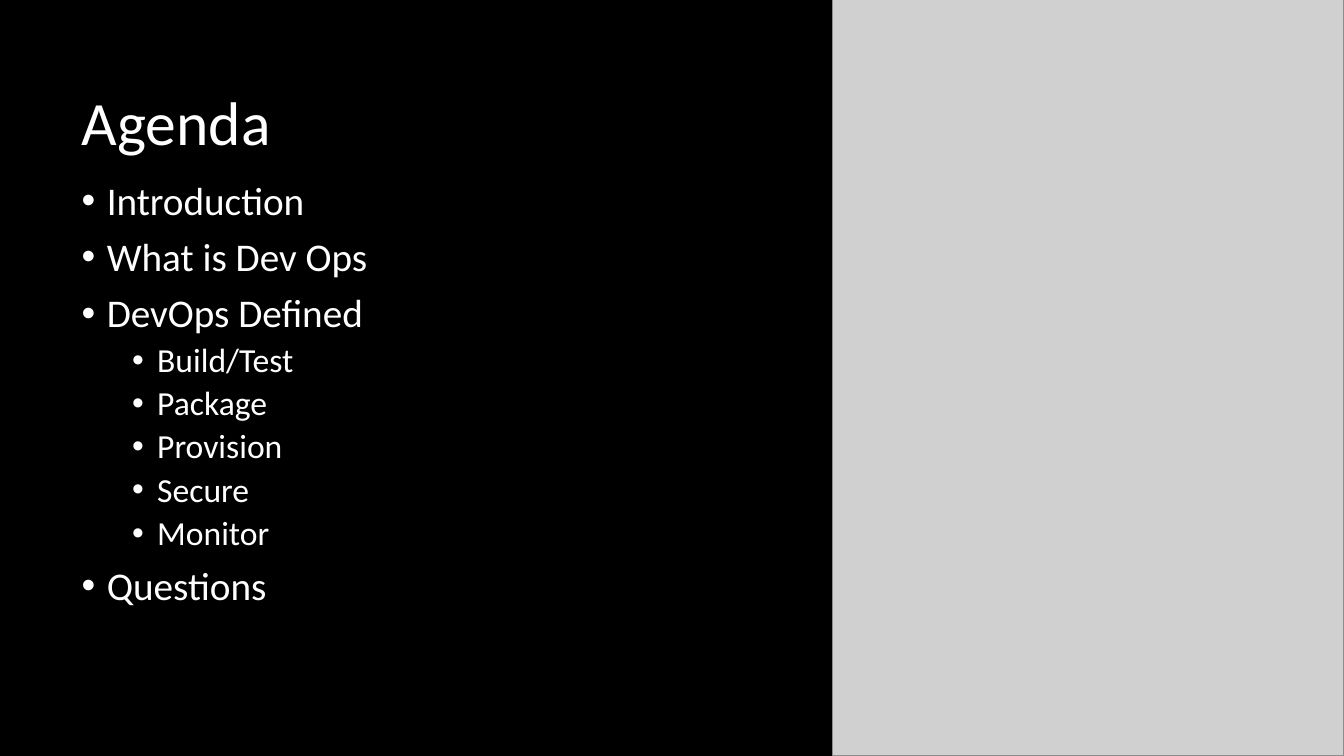
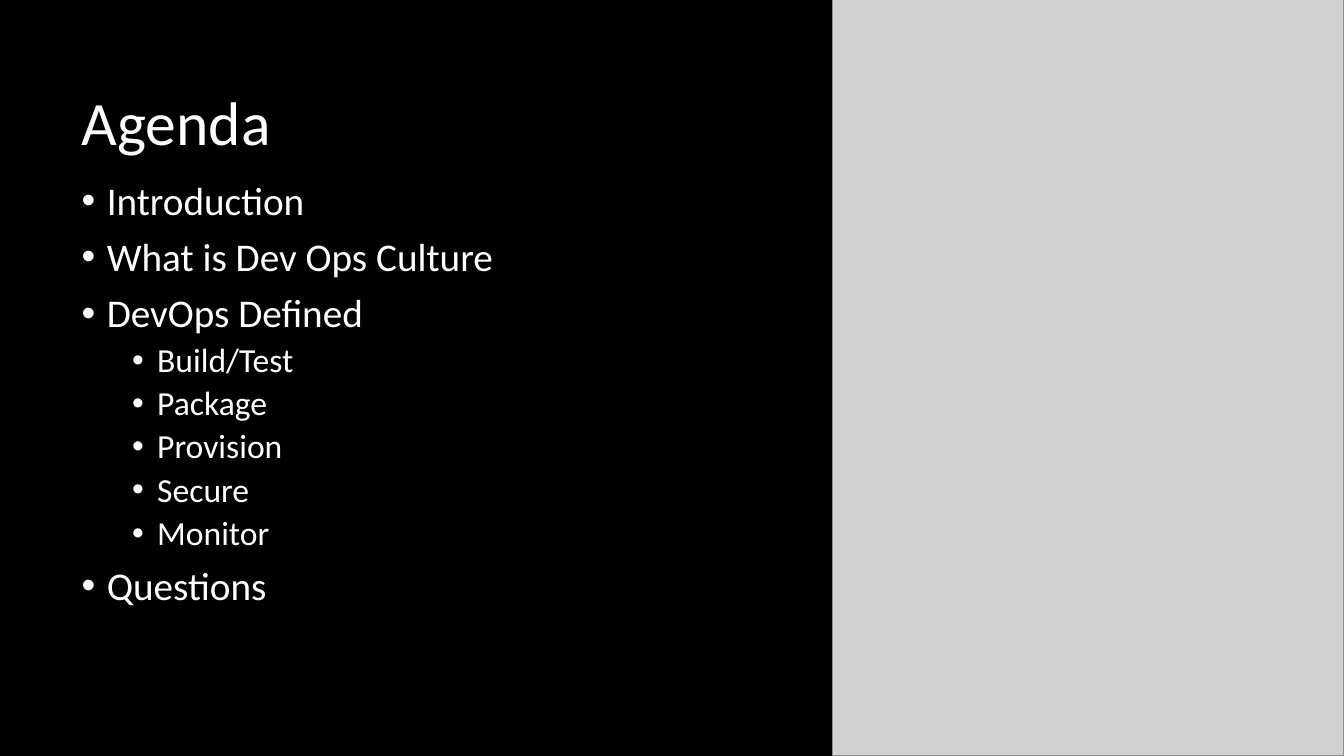
Before and after one commit to FraserPol/hashi-tech-excersise, a slide deck: slide 3 of Hashi-Demo-Preso.pptx. Drawn at 1344x756 pixels with LibreOffice and Linux fonts; fonts in the diff are those of the drawing; grey boxes stand for pictures. Boxes give left, top, right and bottom in pixels: in the first picture for what was removed or moved away, otherwise in the second. Text is boxed around its words. In the diff, an @@ line names an element or a change of style, - is before the commit and + after.

```diff
--- a/Hashi-Demo-Preso.pptx
+++ b/Hashi-Demo-Preso.pptx
@@ text at (107, 243, 493, 278): text changed @@
-• What is Dev Ops
+• What is Dev Ops Culture
```
Also in this commit, not shown: 17 other slides changed, 6 slides added, 2 slides removed, 1 other file.
